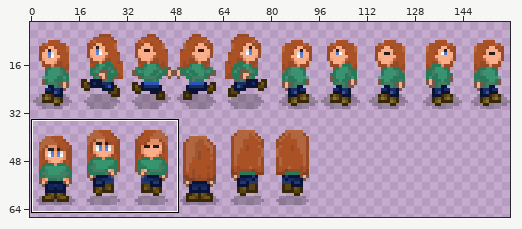
Sprite sheet -- Assets/Sprites/playerspritesheet.png. The picture above shows the old version from afar; the outline marks the close-up.
Close-up. Before:
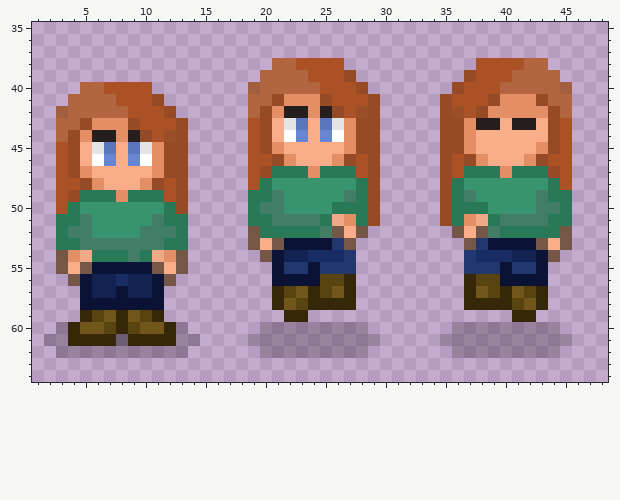
The file is 160x160 pixels. Colours within 5 levels of each other are drawn and written as one. Shown: x 1..48, y 35..64. The wide view leaves out empty margins.
The result:
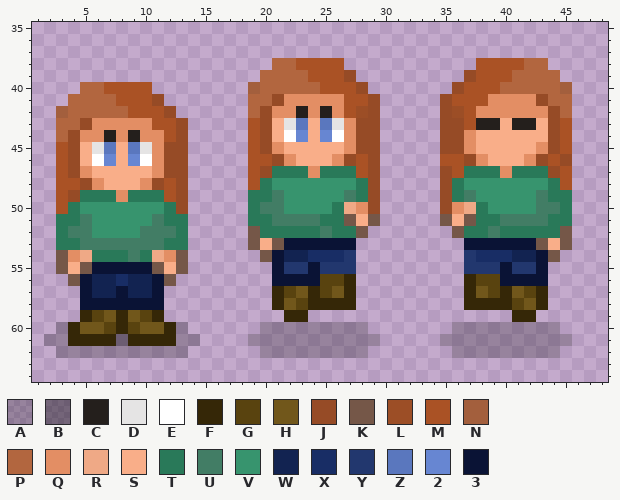
Palette (. is transparent): A #0404043c  B #0404046a  C #241f1c  D #e5e4e4  E #ffffff  F #352707  G #59430f  H #71571b  J #964b26  K #755748  L #9c4e26  M #aa5225  N #a35f3d  P #b2663f  Q #e38e64  R #efa986  S #f9ae89  T #297959  U #427d65  V #37946e  W #122351  X #182d65  Y #22376e  Z #5a77be  2 #6786d2  3 #0a1335
Edits made:
y 41: x 25..26 JM -> QQ; x 39 J -> Q
y 42: x 22 C -> Q; x 26 J -> Q; x 38 J -> Q
y 43: x 9..10 JM -> QQ; x 37 Q -> M
y 44: x 6 C -> Q; x 10..12 JML -> QQM
y 46: x 35 J -> M; x 45 M -> J
y 50: x 27..28 TT -> RQ; x 36..37 TT -> QR
y 51: x 26..29 RQTJ -> TKSK; x 35..38 JTQR -> KSKT
y 52: x 26..27 KS -> TT; x 37..38 SK -> TT
y 53: x 26..27 YK -> 33; x 37..38 KY -> 33
Pixel boxes of the changes (left, top, right, bottom) in both close-ups:
changed: (284, 94, 344, 118)
changed: (440, 94, 500, 166)
changed: (92, 118, 176, 142)
changed: (560, 154, 572, 166)
changed: (332, 202, 380, 250)
changed: (440, 202, 488, 250)
